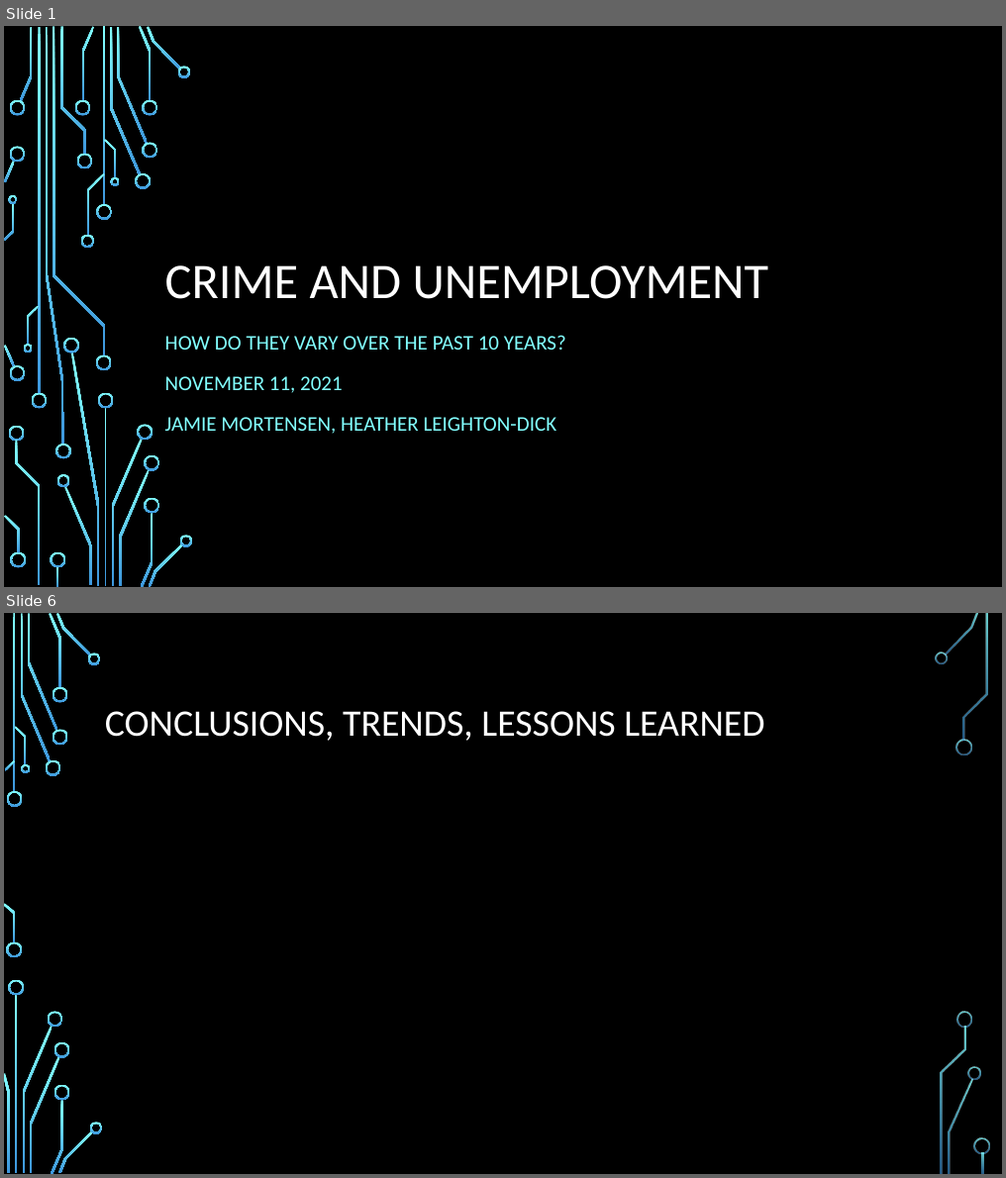
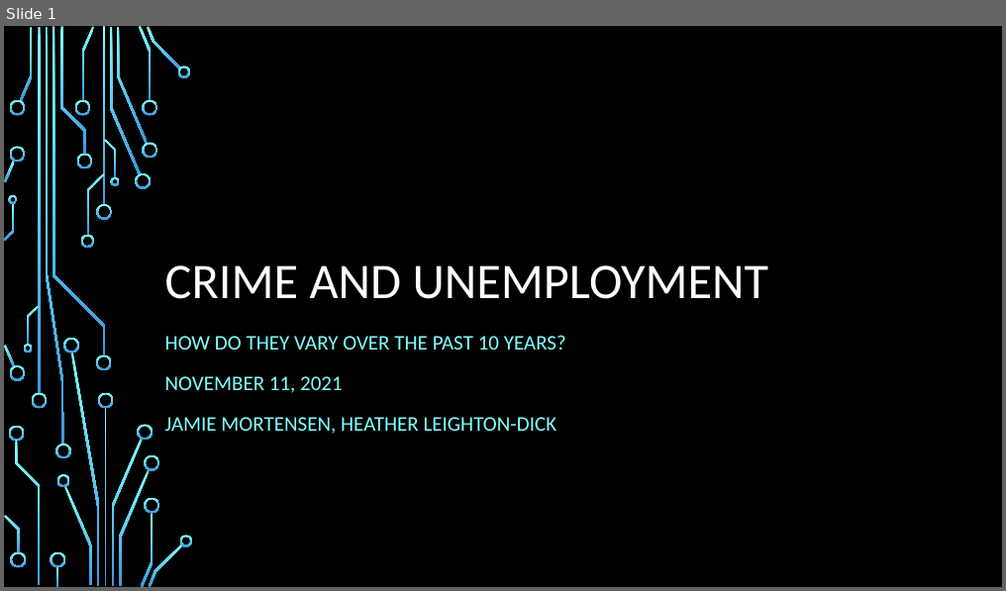
Before and after one commit to HeatherLD/API-Project, a slide deck: API project presentation.pptx. Shown one above the other, each under a label of ours: slides 1 and 6 before the commit, slide 1 after it; the slides between them are not shown. The pictures are 1006x1178 and 1006x591 pixels, drawn with LibreOffice and Linux fonts; fonts in the diff are those of the drawing; background and template pictures are left out. Boxes give left, top, right and bottom in pixels: in the first picture for what was removed or moved away, otherwise in the second. Text is boxed around its words. In the diff, an @@ line names an element or a change of style, - is before the commit and + after.

```diff
--- a/API project presentation.pptx
+++ b/API project presentation.pptx
@@ slide 6 removed at bbox=[4, 613, 1002, 1174], background picture (left out) @@
@@ title removed at bbox=[105, 711, 764, 741] @@
-CONCLUSIONS, TRENDS, LESSONS LEARNED
@@ group removed at bbox=[4, 613, 990, 1174]: 33 freeform shapes, 3 rectangles @@
```
Also in this commit, not shown: 4 slides changed, 2 slides added.
